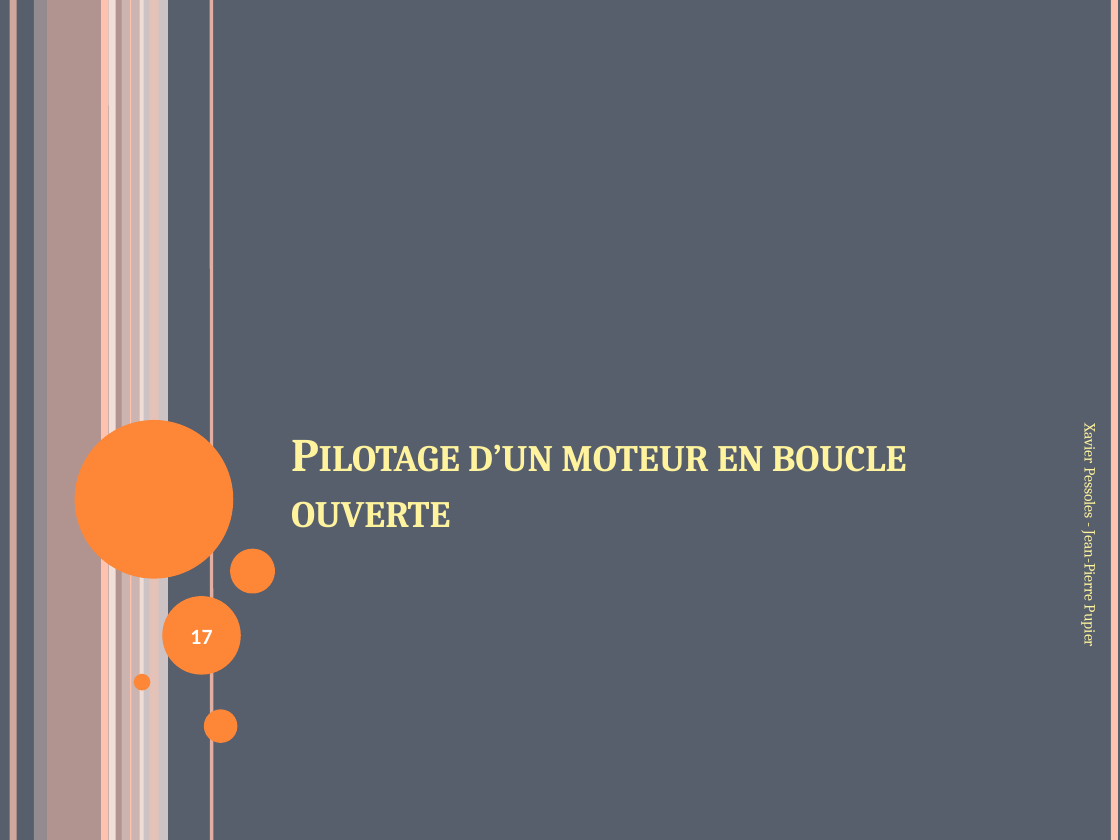
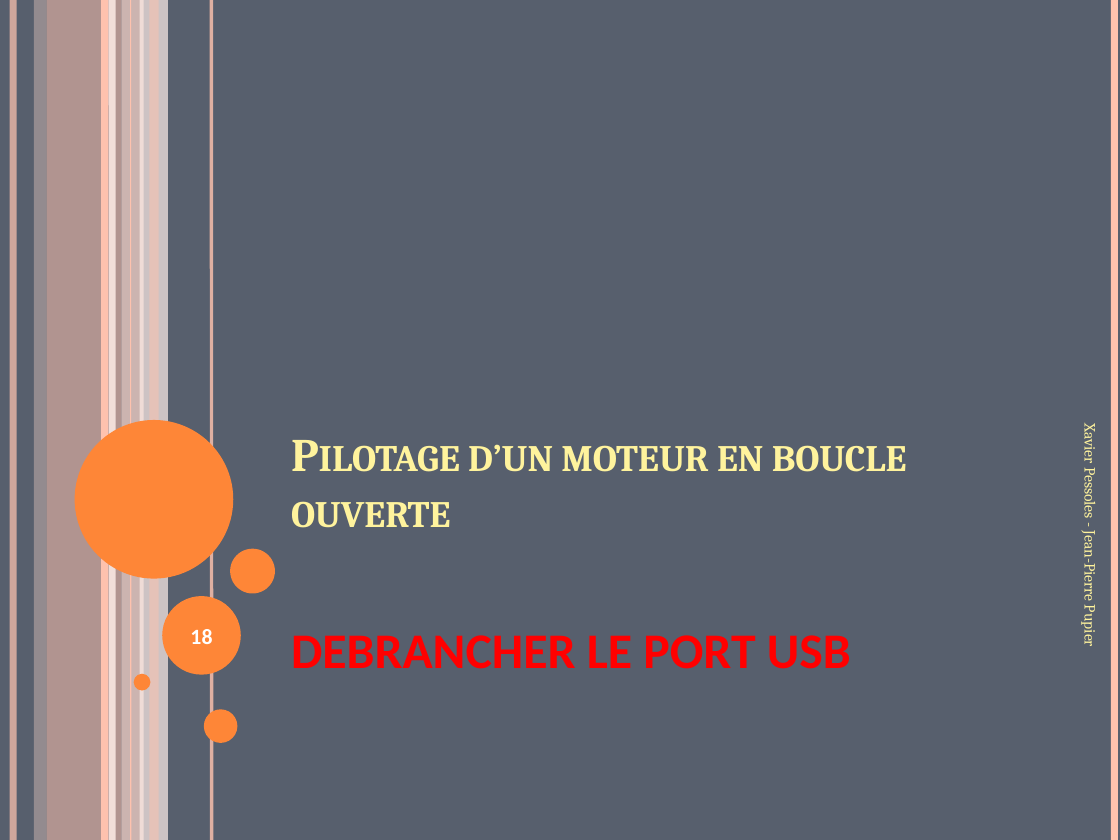
Before and after one commit to xpessoles/TP_2014_2015, a slide deck: slide 18 of Cycle_07_Arduino/TP_Arduino.pptx (slide 17 before the commit). Drawn at 1120x840 pixels with LibreOffice and Linux fonts; fonts in the diff are those of the drawing. Boxes give left, top, right and bottom in pixels: in the first picture for what was removed or moved away, otherwise in the second. Text is boxed around its words. In the diff, an @@ line names an element or a change of style, - is before the commit and + after.

```diff
--- a/Cycle_07_Arduino/TP_Arduino.pptx
+++ b/Cycle_07_Arduino/TP_Arduino.pptx
@@ page number at <box>190,629,212,644</box>: text changed @@
-17
+18
@@ text added at <box>291,635,851,669</box>, 32 pt, text #FF0000, bold @@
+DEBRANCHER LE PORT USB
```
Also in this commit, not shown: 4 other slides changed, 1 slide added.
